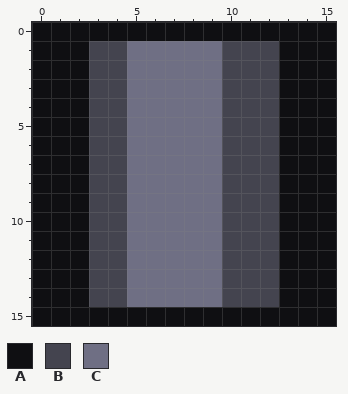
One commit to this pixel-art file: ReWired/Assets/Sprites/GameObjects/battery container.aseprite. This is how it looked before the edit.
16x16 pixels, 1 frame.
Visible layers, top first: "Layer 2", "Layer 1".
Palette (. is transparent): A #0f0f12  B #44444f  C #6f6f84
Pixels before, first column x 0:
 0 AAAAAAAAAAAAAAAA
 1 AAABBCCCCCBBBAAA
 2 AAABBCCCCCBBBAAA
 3 AAABBCCCCCBBBAAA
 4 AAABBCCCCCBBBAAA
 5 AAABBCCCCCBBBAAA
 6 AAABBCCCCCBBBAAA
 7 AAABBCCCCCBBBAAA
 8 AAABBCCCCCBBBAAA
 9 AAABBCCCCCBBBAAA
10 AAABBCCCCCBBBAAA
11 AAABBCCCCCBBBAAA
12 AAABBCCCCCBBBAAA
13 AAABBCCCCCBBBAAA
14 AAABBCCCCCBBBAAA
15 AAAAAAAAAAAAAAAA
Now the later version:
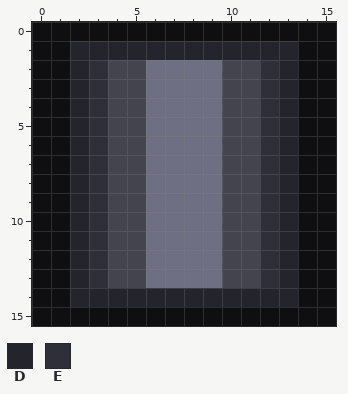
Colours new in this view: D #24242c  E #2f2f39
Change:
Layer "Layer 2":
Colour C gives way to colour B in rows 2 to 13 at x 5.
Colour A gives way to colour D in rows 1 to 14 at x 2 and 13.
Colour B gives way to colour D in row 1 at x 3 to 4 and 10 to 12; in row 14 at x 3 to 4 and 10 to 12.
Colour C gives way to colour D in row 1 at x 5 to 9; in row 14 at x 5 to 9.
Colour B gives way to colour E in rows 2 to 13 at x 3 and 12.
Boxes around the changes in both pictures, in picture pixels (x1, y1, x2, y2):
changed: (70, 41, 298, 307)
